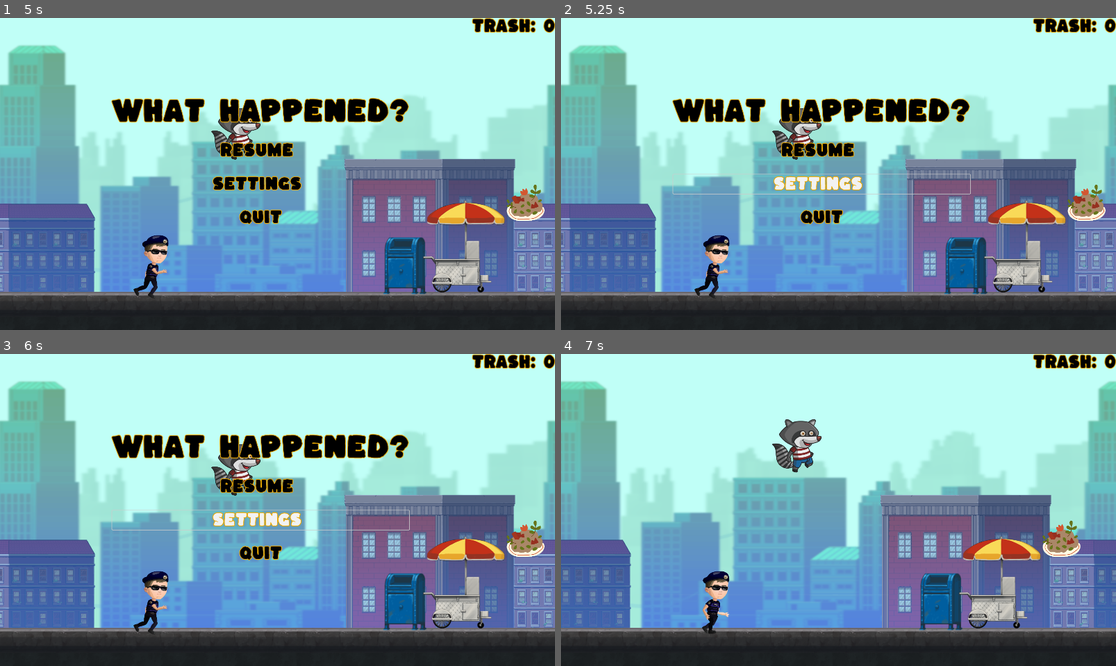
Above: before the commit, frames 1-4 (two rows, left to right).
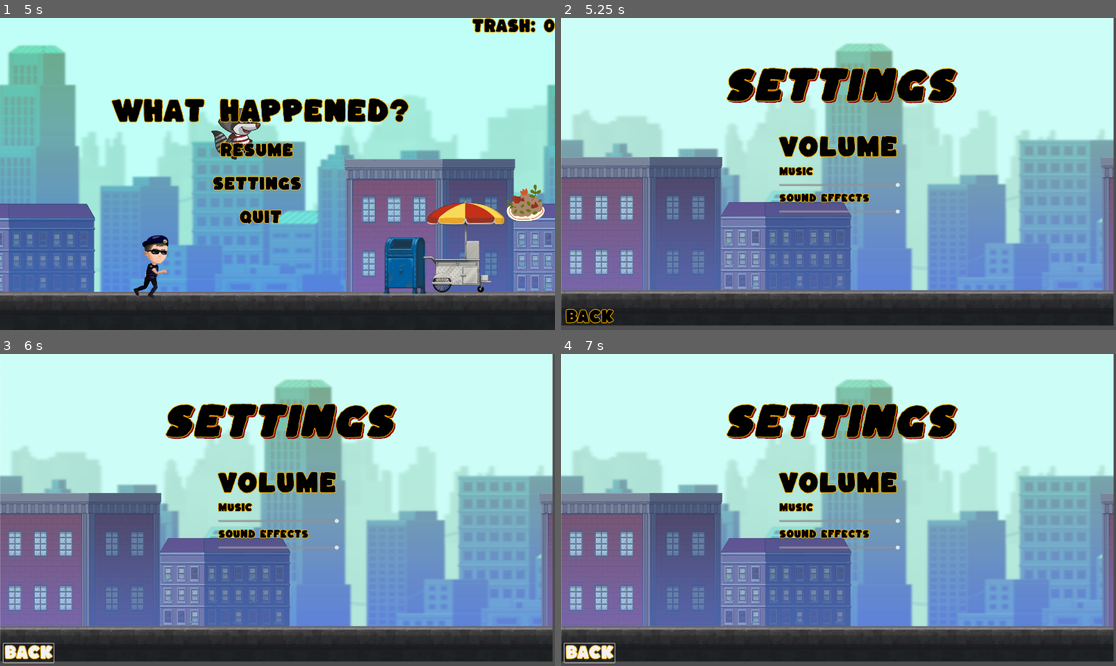
Above: after the commit, the same moments.

Repository: plagunas2/RaccoonBandit
Game: Godot game, scene res://Scenes/Menus/Mainmenu.tscn
Same seed, same stepped clock (60 frames per second), same inputs: the game is played once before the commit and once after it. The engine's default icon, where the game draws it, is replaced by a stand-in: a white triangle on a blue panel in a dark square.
Inputs (mouse positions are in pixels of both pictures, inside the frame that each line leads up to):
- Up to frame 1 (5 s): click "Start" at 0.5 s; tap W (jump) at 1.52, 2.27, 3.77, 4.52 s; hold Down (down) 2.78-3.53 s; tap Escape (pause) at 4.9 s
- Up to frame 2 (5.25 s): click "Settings" at 5 s
- Up to frame 3 (6 s): click (27, 653) at 5.75 s, where only the run after the commit has a clickable "back"
- Up to frame 4 (7 s): click (821, 485) at 6.5 s, where only the run before the commit has a clickable "Resume"

Frame 1 is identical in both runs. In frame 2, 60% of the frame differs, in the area x 0-100%, y 0-100%; in frame 3, 60%; in frame 4, 61%.

Commit message:
volume menu changes

Diff:
--- a/RaccoonBandit_prototype1/Scenes/Menus/pause_Menu.gd
+++ b/RaccoonBandit_prototype1/Scenes/Menus/pause_Menu.gd
@@ -16,3 +16,6 @@
 
 func _on_resume_button_pressed():
 	_paused = false
+
+func _on_settings_button_pressed():
+		get_tree().change_scene_to_file("res://Scenes/Menus/settings_menu.tscn")
--- a/RaccoonBandit_prototype1/Scenes/Menus/pause_menu.tscn
+++ b/RaccoonBandit_prototype1/Scenes/Menus/pause_menu.tscn
@@ -78,4 +78,5 @@
 flat = true
 
 [connection signal="pressed" from="GridContainer/resume_Button" to="." method="_on_resume_button_pressed"]
+[connection signal="pressed" from="GridContainer/settings_button" to="." method="_on_settings_button_pressed"]
 [connection signal="pressed" from="GridContainer/quit_button" to="." method="_on_quit_button_pressed"]
--- a/RaccoonBandit_prototype1/Scenes/Menus/settings_menu.gd
+++ b/RaccoonBandit_prototype1/Scenes/Menus/settings_menu.gd
@@ -1,5 +1 @@
 extends Control
-
-
-func _on_back_button_pressed():
-	get_tree().change_scene_to_file("res://Scenes/Menus/Mainmenu.tscn")
--- a/RaccoonBandit_prototype1/Scenes/Menus/settings_menu.tscn
+++ b/RaccoonBandit_prototype1/Scenes/Menus/settings_menu.tscn
@@ -1,8 +1,9 @@
-[gd_scene load_steps=5 format=3 uid="uid://c63a2dyaj6w84"]
+[gd_scene load_steps=6 format=3 uid="uid://c63a2dyaj6w84"]
 
 [ext_resource type="Script" path="res://Scenes/Menus/settings_menu.gd" id="1_2ga0s"]
 [ext_resource type="FontFile" uid="uid://ct5tickuppry1" path="res://Assets/Fonts/Kaph-Italic.ttf" id="1_h1h5q"]
 [ext_resource type="Texture2D" uid="uid://bp43pmkrcu7uh" path="res://Assets/Background/Background_Layer_Combined.png" id="2_i17vh"]
+[ext_resource type="PackedScene" uid="uid://oytv8vljxari" path="res://Scenes/Menus/volume_slider.tscn" id="4_7s7f2"]
 
 [sub_resource type="FontVariation" id="FontVariation_pkp8l"]
 base_font = ExtResource("1_h1h5q")
@@ -49,10 +50,10 @@
 
 [node name="VBoxContainer" type="VBoxContainer" parent="MarginContainer"]
 layout_mode = 2
-size_flags_horizontal = 4
+size_flags_vertical = 0
 theme_override_constants/separation = -48
 
-[node name="Label" type="Label" parent="MarginContainer/VBoxContainer"]
+[node name="title" type="Label" parent="MarginContainer/VBoxContainer"]
 layout_mode = 2
 size_flags_horizontal = 4
 theme_override_colors/font_color = Color(0, 0, 0, 1)
@@ -67,4 +68,50 @@
 text = "Settings"
 horizontal_alignment = 1
 
+[node name="VBoxContainer2" type="VBoxContainer" parent="MarginContainer"]
+layout_mode = 2
+size_flags_horizontal = 4
+size_flags_vertical = 4
+size_flags_stretch_ratio = 0.42
+theme_override_constants/separation = 20
+
+[node name="Volume" type="Label" parent="MarginContainer/VBoxContainer2"]
+layout_mode = 2
+size_flags_horizontal = 0
+theme_override_colors/font_color = Color(0, 0, 0, 1)
+theme_override_colors/font_outline_color = Color(0.92549, 0.666667, 0, 1)
+theme_override_constants/outline_size = 10
+theme_override_font_sizes/font_size = 80
+text = "Volume
+"
+
+[node name="Background music" type="Label" parent="MarginContainer/VBoxContainer2"]
+layout_mode = 2
+theme_override_colors/font_color = Color(0, 0, 0, 1)
+theme_override_colors/font_outline_color = Color(0.92549, 0.666667, 0, 1)
+theme_override_constants/outline_size = 10
+theme_override_font_sizes/font_size = 30
+text = "Music
+"
+
+[node name="HSlider" parent="MarginContainer/VBoxContainer2" instance=ExtResource("4_7s7f2")]
+custom_minimum_size = Vector2(2.08165e-12, 2.08165e-12)
+layout_mode = 2
+size_flags_vertical = 3
+theme_override_constants/center_grabber = 100
+bus_name = "bgrnd_music"
+
+[node name="Sfx" type="Label" parent="MarginContainer/VBoxContainer2"]
+layout_mode = 2
+theme_override_colors/font_color = Color(0, 0, 0, 1)
+theme_override_colors/font_outline_color = Color(0.92549, 0.666667, 0, 1)
+theme_override_constants/outline_size = 10
+theme_override_font_sizes/font_size = 30
+text = "Sound effects"
+
+[node name="HSlider2" parent="MarginContainer/VBoxContainer2" instance=ExtResource("4_7s7f2")]
+layout_mode = 2
+theme_override_constants/center_grabber = 100
+bus_name = "sfx"
+
 [connection signal="pressed" from="MarginContainer/back_button" to="." method="_on_back_button_pressed"]
--- /dev/null
+++ b/RaccoonBandit_prototype1/Scenes/Menus/volume_slider.gd
@@ -0,0 +1,19 @@
+extends HSlider
+
+@export
+var bus_name : String
+
+var bus_index: int
+func _ready() -> void:
+	bus_index = AudioServer.get_bus_index(bus_name)
+	value_changed.connect(_on_value_changed)
+
+	value = db_to_linear(
+		AudioServer.get_bus_volume_db(bus_index)
+	)
+
+func _on_value_changed(value: float) -> void:
+	AudioServer.set_bus_volume_db(
+		bus_index,
+		linear_to_db(value)
+	)
--- /dev/null
+++ b/RaccoonBandit_prototype1/Scenes/Menus/volume_slider.tscn
@@ -0,0 +1,10 @@
+[gd_scene load_steps=2 format=3 uid="uid://oytv8vljxari"]
+
+[ext_resource type="Script" path="res://Scenes/Menus/volume_slider.gd" id="1_syjx0"]
+
+[node name="HSlider" type="HSlider"]
+offset_right = 8.0
+offset_bottom = 16.0
+max_value = 1.0
+step = 0.001
+script = ExtResource("1_syjx0")
--- a/RaccoonBandit_prototype1/Scenes/test_level_pt2.tscn
+++ b/RaccoonBandit_prototype1/Scenes/test_level_pt2.tscn
@@ -299,13 +299,16 @@
 
 [node name="AudioStreamPlayer2D" type="AudioStreamPlayer2D" parent="."]
 volume_db = 16.994
+bus = &"sfx"
 script = ExtResource("7_k0fiu")
 
 [node name="BackgroundAudio" type="AudioStreamPlayer2D" parent="."]
 stream = ExtResource("8_6qowf")
 autoplay = true
+bus = &"bgrnd_music"
 
 [node name="npc" parent="." instance=ExtResource("7_yfiwp")]
 position = Vector2(523, 860)
 scale = Vector2(3.75, 3.75)
+
 [node name="PauseMenu" parent="." instance=ExtResource("9_2bejn")]
--- /dev/null
+++ b/RaccoonBandit_prototype1/default_bus_layout.tres
@@ -0,0 +1,15 @@
+[gd_resource type="AudioBusLayout" format=3 uid="uid://df2pefw5s7bu0"]
+
+[resource]
+bus/1/name = &"sfx"
+bus/1/solo = false
+bus/1/mute = false
+bus/1/bypass_fx = false
+bus/1/volume_db = 0.0
+bus/1/send = &"Master"
+bus/2/name = &"bgrnd_music"
+bus/2/solo = false
+bus/2/mute = false
+bus/2/bypass_fx = false
+bus/2/volume_db = 0.0
+bus/2/send = &"Master"
